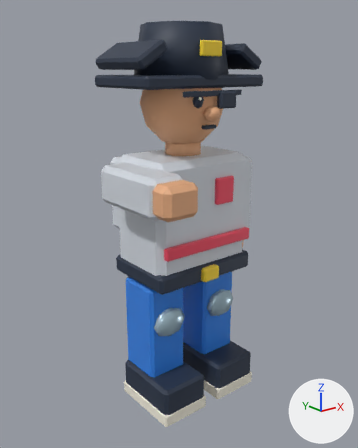
Renders of the Blender file art/blasters/fps_char_2.blend from each side of a commit.
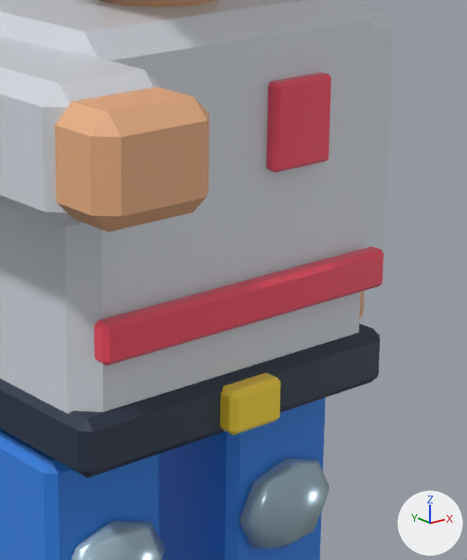
The first picture shows the older version from a 50 mm lens placed at (-1.548, -1.905, 1.715), pointed at (-0.016, 0.01, 0.949). The close-ups show the older and then the newer version on the part from 38% to 76% of the width and 34% to 71% of the height of that picture. Only the edits that show in the close-ups are written down. Arrows for +X, +Y and +Z are at lower right; the lights stay in place.

Objects in the first close-up: 'Belt', 'Buckle', 'Chest badge', 'Right sleeve', 'Sash', 'Torso', 'arm_l', 'leg_l', 'leg_r', 'right_hand' and 1 more.
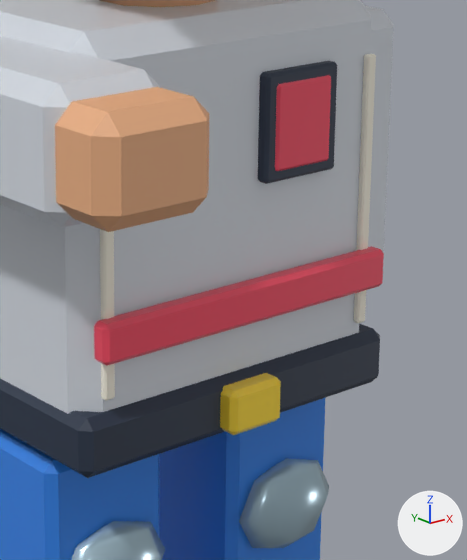
What differs and where, as boxes (x1, y1, x2, y2) in the close-ups (467 x 560 px):
'Badge frame', added (dark blue): after (258, 61, 337, 184)
'Torso piping.001', added: after (354, 53, 376, 323)
'Torso piping', added: after (100, 229, 115, 401)

Patch to the scene script:
```diff
--- a/art/blasters/fps_char_2.blend.py
+++ b/art/blasters/fps_char_2.blend.py
@@ me_cube_068 @@
+me_cube_068.from_pydata(...)  # 24 vertices, 26 faces; spans x 0.03..0.17, y -0.208..-0.184, z 1.07..1.23
+me_cube_068.materials.append(mat_ink_navy)  # dark blue #293548
@@ me_cube_067 @@
+me_cube_067.from_pydata(...)  # 24 vertices, 26 faces; spans x 0.236..0.254, y -0.201..-0.189, z 0.81..1.23
+me_cube_067.materials.append(mat_vanilla_plastic)  # white #f9f5e5
@@ me_cube_066 @@
+me_cube_066.from_pydata(...)  # 24 vertices, 26 faces; spans x -0.254..-0.236, y -0.201..-0.189, z 0.81..1.23
+me_cube_066.materials.append(mat_vanilla_plastic)  # white #f9f5e5
@@ ob_badge_frame @@
+ob_badge_frame = bpy.data.objects.new('Badge frame', me_cube_068)
+ob_badge_frame.location = (0.0, 0.0, 0.0)
@@ ob_torso_piping_001 @@
+ob_torso_piping_001 = bpy.data.objects.new('Torso piping.001', me_cube_067)
+ob_torso_piping_001.location = (0.0, 0.0, 0.0)
@@ ob_torso_piping @@
+ob_torso_piping = bpy.data.objects.new('Torso piping', me_cube_066)
+ob_torso_piping.location = (0.0, 0.0, 0.0)
```
